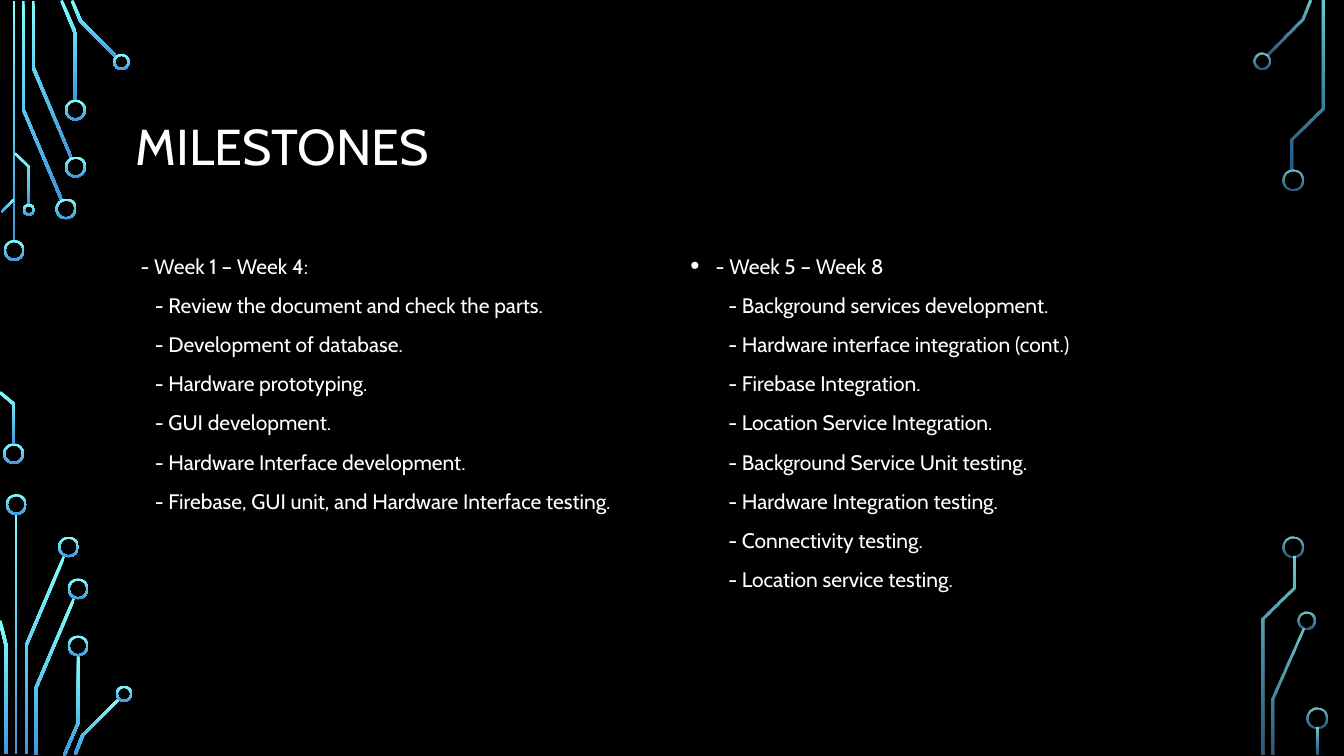
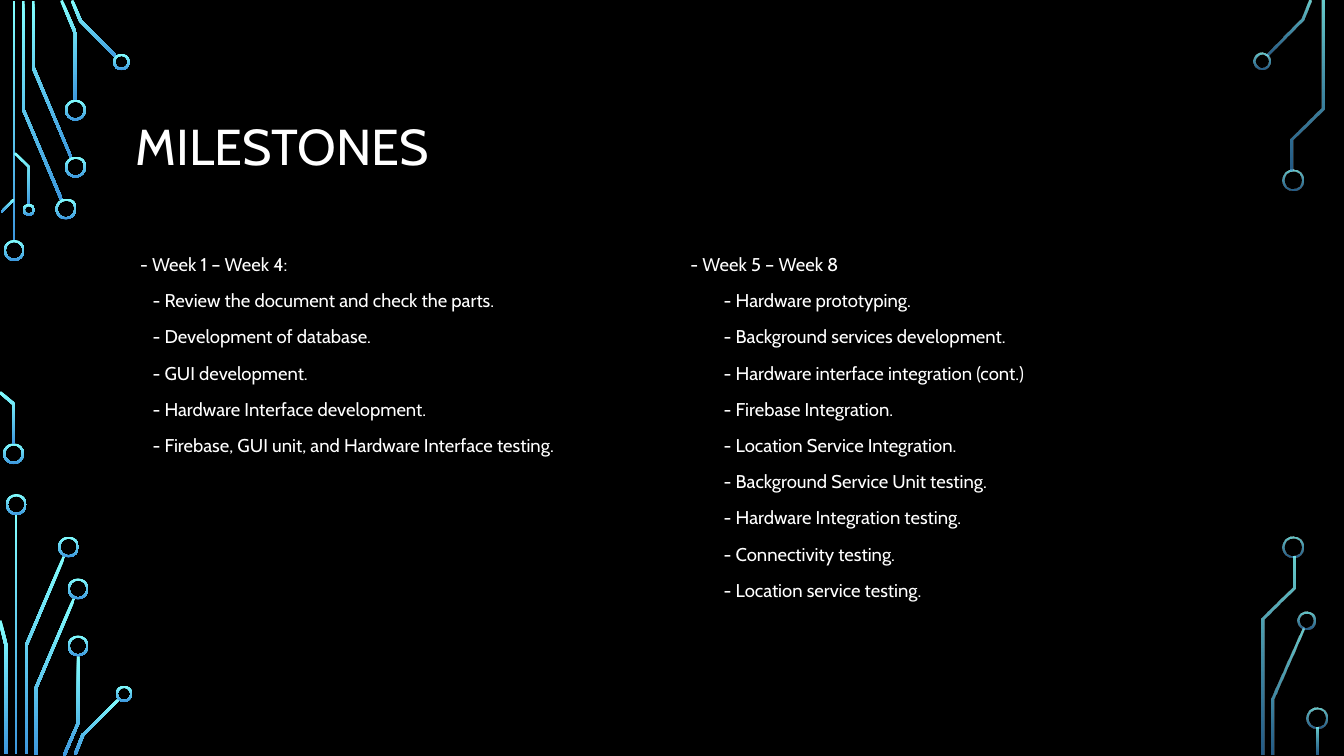
Before and after one commit to dontaylor6000/Group27_Tracker, a slide deck: slide 21 of Documentation/PDR.pptx. Drawn at 1344x756 pixels with LibreOffice and Linux fonts; fonts in the diff are those of the drawing; background and template pictures are left out. Boxes give left, top, right and bottom in pixels: in the first picture for what was removed or moved away, otherwise in the second. Text is boxed around its words. In the diff, an @@ line names an element or a change of style, - is before the commit and + after.

Commit message:
Update PDR.pptx
Updated timeline to reflect 6 weeks of waiting for hardware

```diff
--- a/Documentation/PDR.pptx
+++ b/Documentation/PDR.pptx
@@ text "- Week 1 – Week ..." at (x1=152, y1=257, x2=554, y2=457): size 15 to 13.2 pt @@
@@ text at (x1=702, y1=257, x2=1024, y2=601): size 15 to 13.2 pt; bullet • to none @@
@@ text at (x1=736, y1=293, x2=911, y2=312): paragraph added @@
+- Hardware prototyping.
@@ text at (x1=168, y1=375, x2=367, y2=397): paragraph removed @@
-- Hardware prototyping.
```
Also in this commit, not shown: 3 other slides changed.
